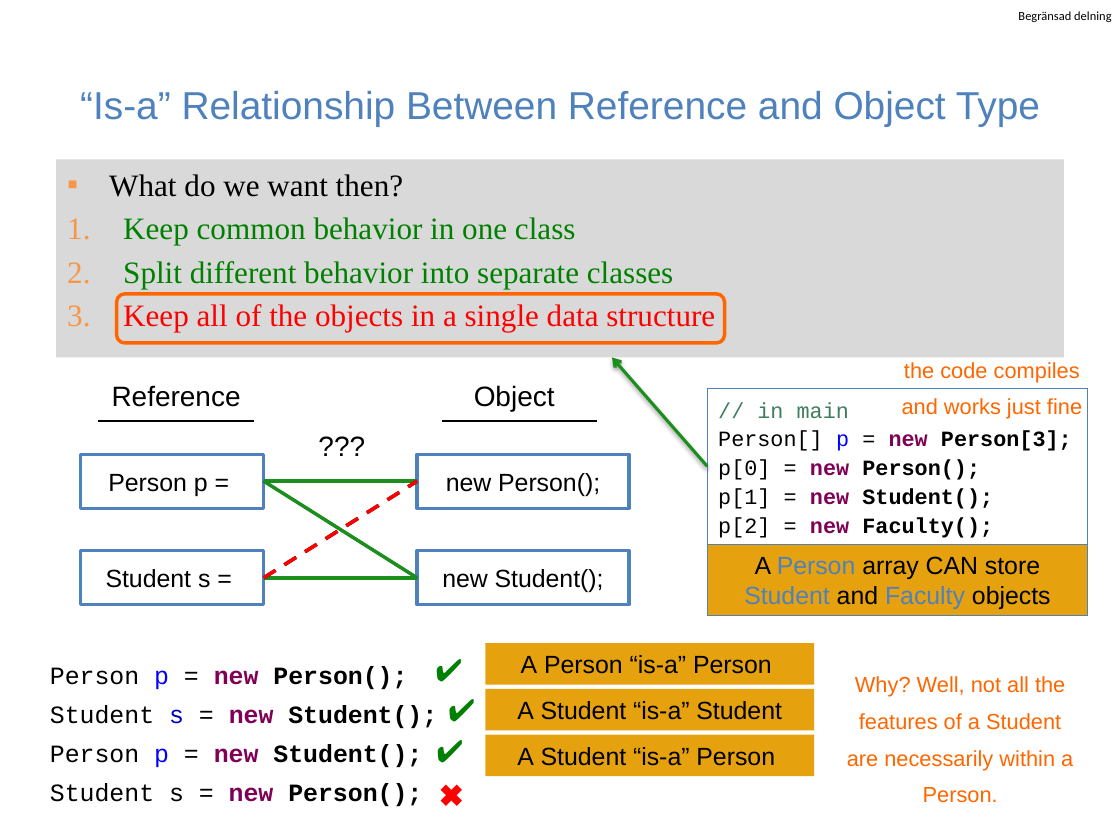
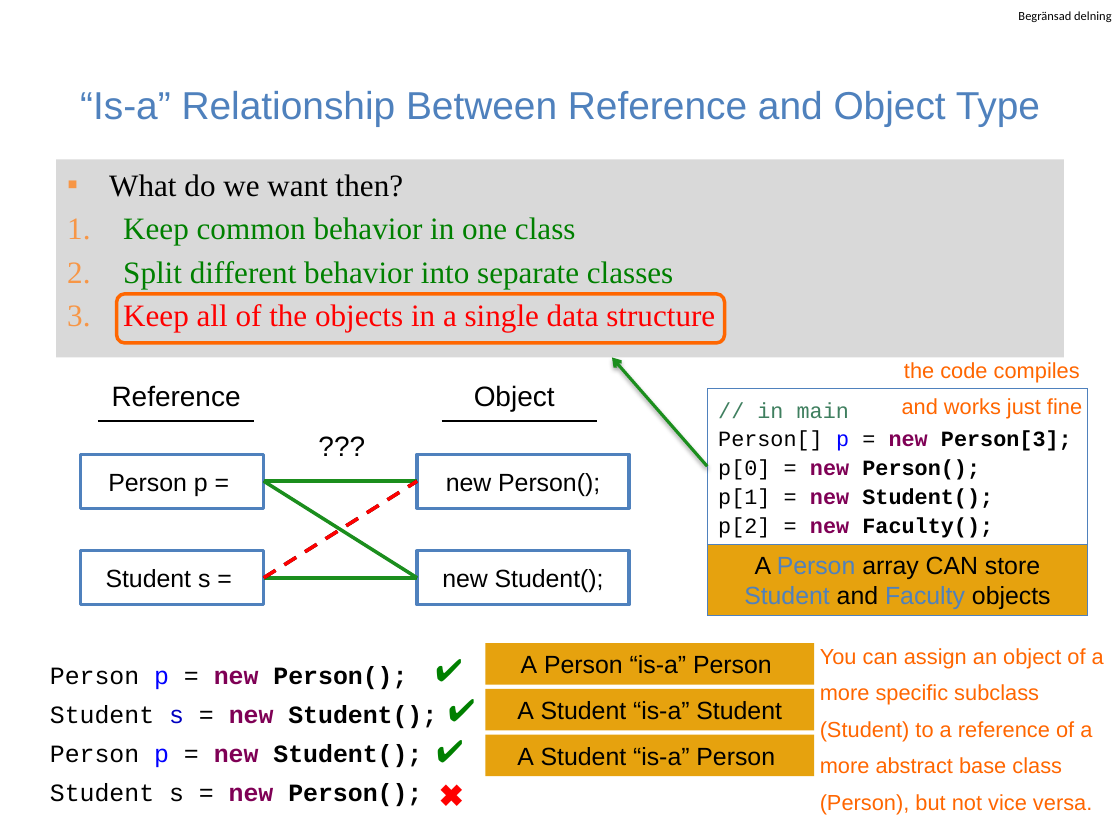
Before and after one commit to guhofstra/CSC111Fa25, a slide deck: slide 11 of PPTs/Lecture 3-inheritance and polymorphism.pptx. Drawn at 1120x840 pixels with LibreOffice and Linux fonts; fonts in the diff are those of the drawing. Boxes give left, top, right and bottom in pixels: in the first picture for what was removed or moved away, otherwise in the second. Text is boxed around its words. In the diff, an @@ line names an element or a change of style, - is before the commit and + after.

```diff
--- a/PPTs/Lecture 3-inheritance and polymorphism.pptx
+++ b/PPTs/Lecture 3-inheritance and polymorphism.pptx
@@ text at box(820, 648, 1104, 815): text changed @@
-Why? Well, not all the features of a Student are necessarily within a Person.
+You can assign an object of a more specific subclass (Student) to a reference of a more abstract base class (Person), but not vice versa.
```
Also in this commit, not shown: 1 other slide changed, 1 slide added, 6 other files.
